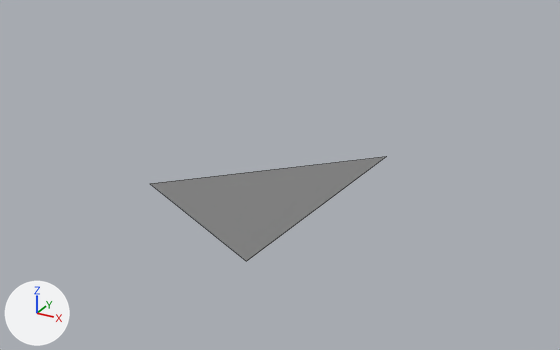
A saved change to the Blender file MuseumModels/ColorTriangle.blend.
Camera for both pictures: a 50 mm camera at (1.259, -2.042, 1.383) aimed at (0.13, 0.011, 0.357). Arrows for +X, +Y and +Z are at lower left; the lights stay in place. Mesh edges are drawn as thin lines.
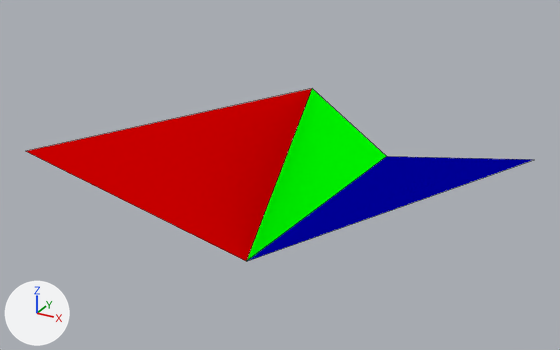
What differs and where, as boxes [x1, y1, x2, y2] in the pictures (560 x 350 px):
'Plane', reshaped, turned
    before: [150, 156, 387, 261]
    after: [26, 89, 532, 261]
part 1 of me_plane, added (red)
    after: [26, 89, 532, 261]
part 2 of me_plane, recoloured
    before: [150, 156, 387, 261]
    after: [247, 89, 387, 261]

The edits, one by one:
Material 'RedMat' (mat_redmat) is new.
Its base color is (1.0, 0.0, 0.0) (red #ff0000).
Material 'GreenMat' (mat_greenmat) is new.
Its base color is (0.0, 1.0, 0.0) (green #00ff00).
Material 'BlueMat' (mat_bluemat) is new.
Its base color is (0.0, 0.0, 1.0) (blue #0000ff).
me_plane is used by ob_plane; location (0.0, 0.0, 0.0); rotation (1.571, 0.0, 0.0), in degrees (90, 0, 0).
Verts and faces of me_plane; kept vertices keep their numbers, new ones are numbered from 3.
Before the commit, vertices of me_plane: 0 (0.0, 0.5, 0.5) at pixel (149, 183), 1 (0.0, 0.0, 0.0) at pixel (246, 261), 2 (0.5, 0.5, 0.0) at pixel (386, 156).
me_plane had 3 vertices, 1 face and spanned x 0.0..0.5, y 0.0..0.5, z 0.0..0.5.
me_plane now has 5 vertices, 3 faces and spans x -0.491..0.5, y 0.0..0.5, z -0.479..0.894.
Part 1, on me_plane:
New vertex 3 is at (-0.491, 0.5, -0.479), pixel (25, 151).
New vertex 4 is at (0.188, 0.5, 0.894).
New faces: (1, 3, 2) (mat_redmat (red #ff0000)).
New faces: (0, 4, 1) (mat_bluemat (blue #0000ff)).
me_plane part 2: 1 face spanning x 0.0..0.5, y 0.0..0.5, z 0.0..0.5 switches from no material to mat_greenmat (green #00ff00).
me_plane now uses material mat_greenmat (green #00ff00).
me_plane now uses material mat_redmat (red #ff0000).
me_plane now uses material mat_bluemat (blue #0000ff).
Object 'Plane' (ob_plane) turns from (90, 0, 0) to (90, 0, 90) degrees about x, y and z.
